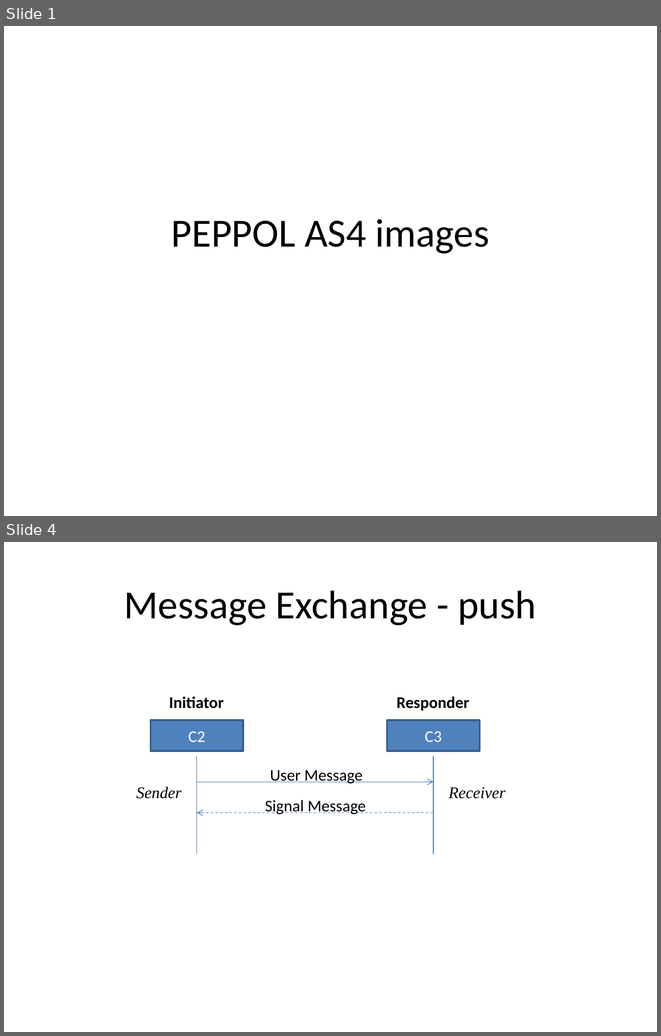
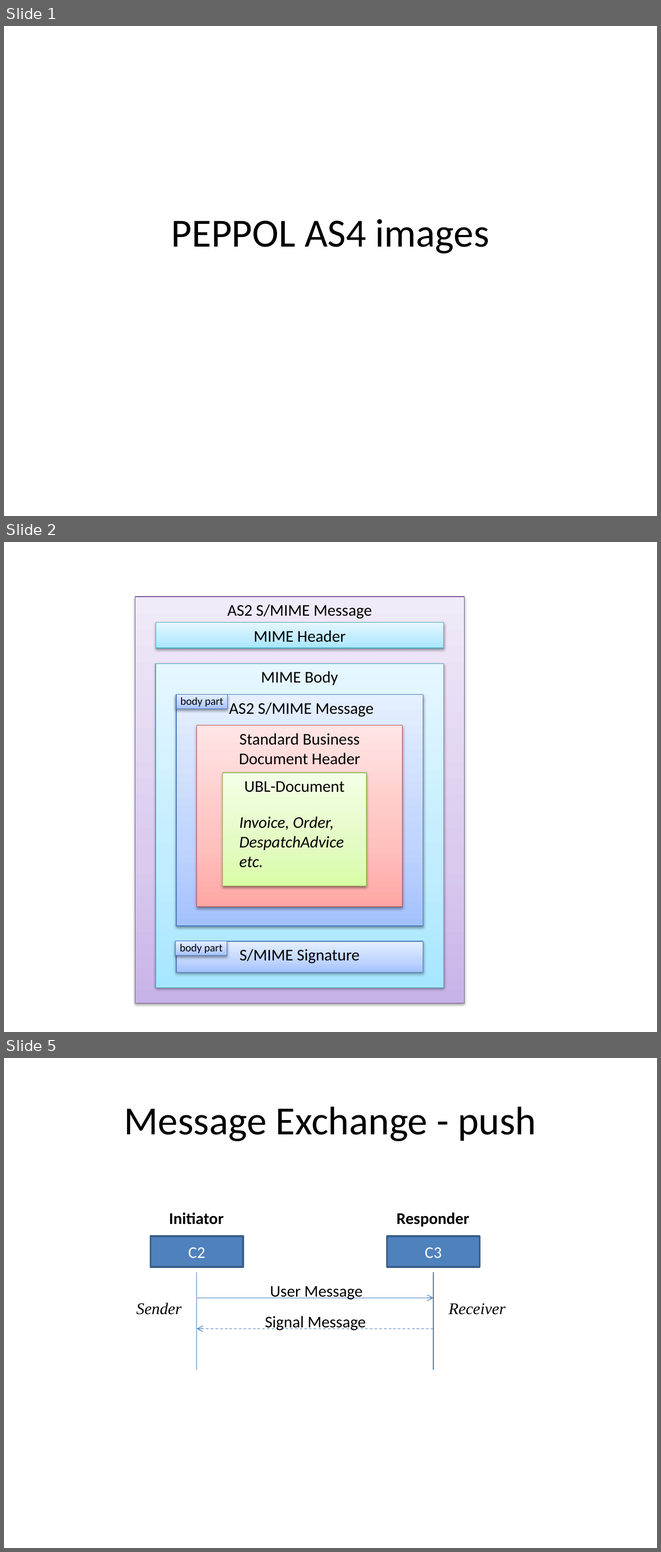
Before and after one commit to phax/phase4, a slide deck: docs/AS4 PEPPOL images.pptx. Shown one above the other, each under a label of ours: slides 1 and 4 before the commit, slides 1, 2 and 5 after it; the slides between them are not shown. The pictures are 661x1036 and 661x1552 pixels, drawn with LibreOffice and Linux fonts; fonts in the diff are those of the drawing. Boxes give left, top, right and bottom in pixels: in the first picture for what was removed or moved away, otherwise in the second. Text is boxed around its words. In the diff, an @@ line names an element or a change of style, - is before the commit and + after.

```diff
--- a/docs/AS4 PEPPOL images.pptx
+++ b/docs/AS4 PEPPOL images.pptx
@@ slide 2 added at [4,542,657,1032], background #FFFFFF @@
@@ rectangle added at [135,597,465,1003], fill gradient #C9B5E8 to #D8CBEE to #F0EAF9, outline #7D60A0 0.75 pt, 18 pt, text #000000 @@
+AS2 S/MIME Message
@@ rectangle added at [156,623,444,648], fill gradient #A7E6FF to #C1EDFF to #E7F8FF, outline #46AAC5 0.75 pt, 18 pt, text #000000 @@
+MIME Header
@@ rectangle added at [156,663,443,987], fill gradient #A7E6FF to #C1EDFF to #E7F8FF, outline #46AAC5 0.75 pt, 18 pt, text #000000 @@
+MIME Body
@@ rectangle added at [176,694,423,925], fill gradient #A4C4FF to #BFD4FF to #E6EEFF, outline #4B7EBC 0.75 pt, 18 pt, text #000000 @@
+AS2 S/MIME Message
@@ rectangle added at [176,694,228,708], fill gradient #A4C4FF to #BFD4FF to #E6EEFF, outline #4B7EBC 0.75 pt, 12 pt, text #000000 @@
+body part
@@ rectangle added at [196,725,403,906], fill gradient #FFA6A5 to #FFC0BF to #FFE7E7, outline #BF4C48 0.75 pt, 18 pt, text #000000 @@
+Standard Business Document Header
@@ rectangle added at [223,773,367,885], fill gradient #DAFDA7 to #E4FCC2 to #F5FFE7, outline #98B955 0.75 pt, 18 pt, text #000000 @@
+UBL-Document
@@ text added at [239,816,344,867], 18 pt, text #000000, italic @@
+Invoice, Order, DespatchAdvice etc.
@@ rectangle added at [176,941,227,955], fill gradient #A4C4FF to #BFD4FF to #E6EEFF, outline #4B7EBC 0.75 pt, 12 pt, text #000000 @@
+body part
@@ rectangle added at [176,941,423,972], fill gradient #A4C4FF to #BFD4FF to #E6EEFF, outline #4B7EBC 0.75 pt, 18 pt, text #000000 @@
+S/MIME Signature
@@ what was slide 4 is now slide 5 @@
```
Also in this commit, not shown: 2 slides changed.
